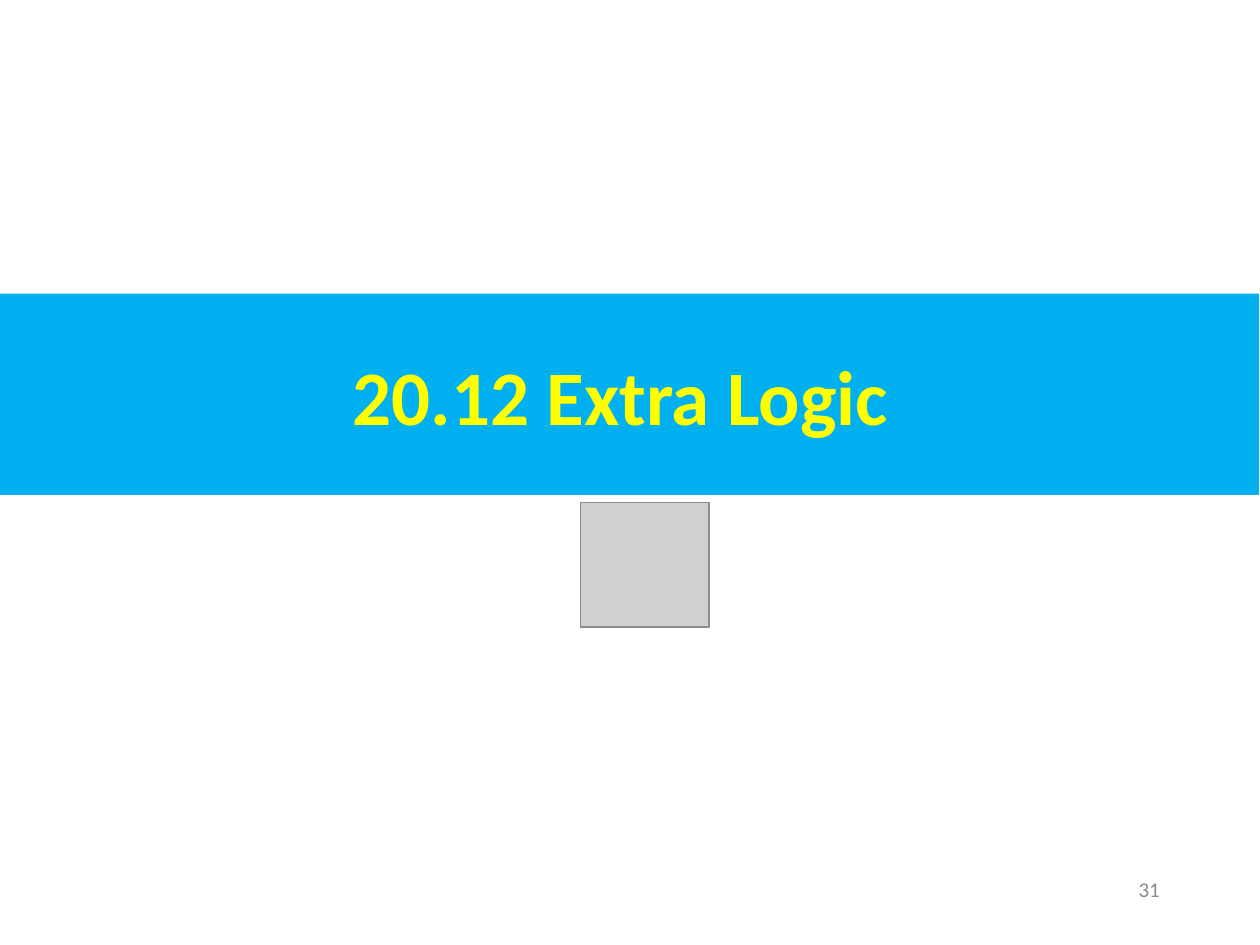
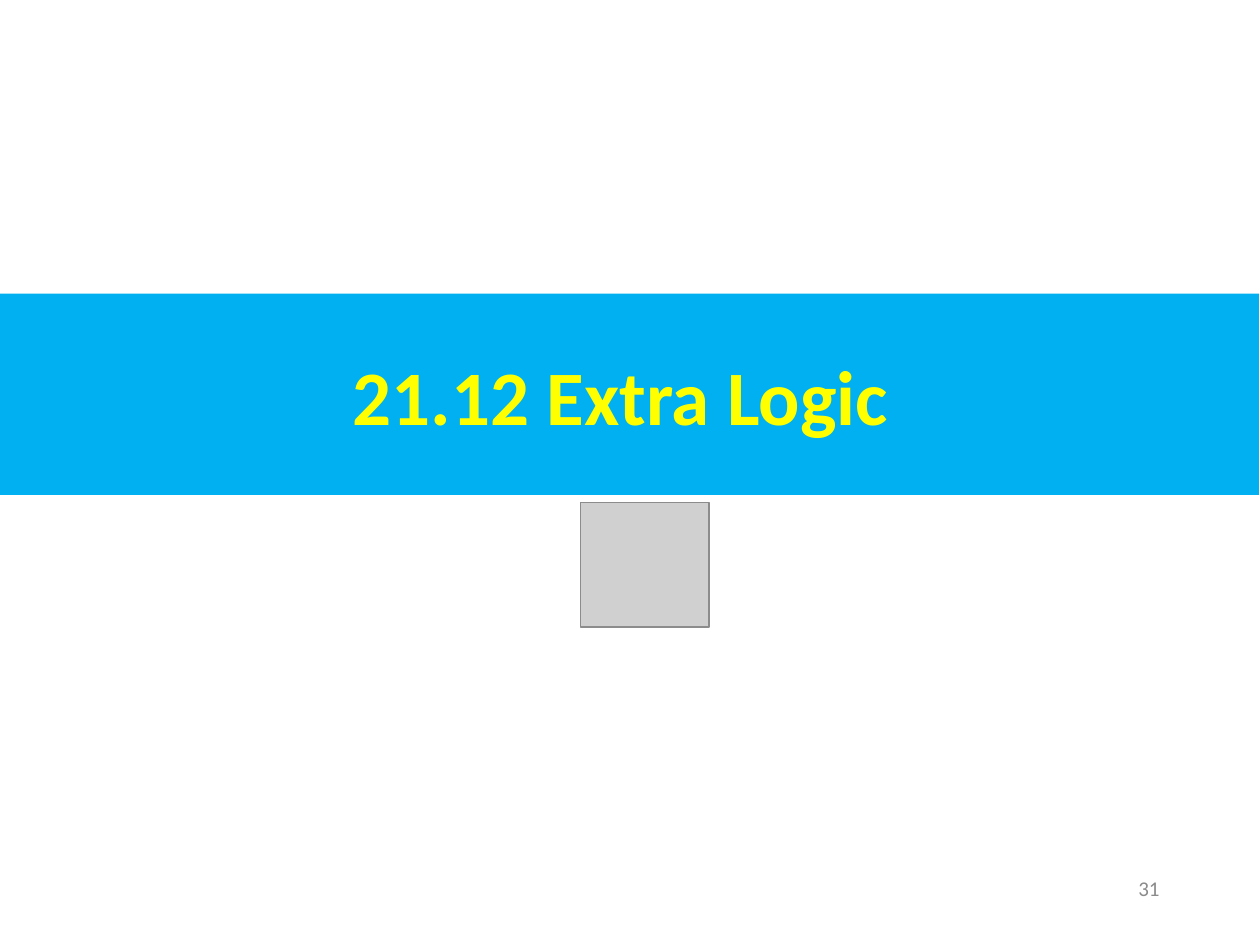
Before and after one commit to peterhchen/AIU_CS800_Chisel, a slide deck: slide 31 of 500_UCSC_HWD/021_FIRRTL/000_Video/021.FIRRTL.ppt. Drawn at 1260x945 pixels with LibreOffice and Linux fonts; fonts in the diff are those of the drawing; grey boxes stand for pictures. Boxes give left, top, right and bottom in pixels: in the first picture for what was removed or moved away, otherwise in the second. Text is boxed around its words. In the diff, an @@ line names an element or a change of style, - is before the commit and + after.

```diff
--- a/500_UCSC_HWD/021_FIRRTL/000_Video/021.FIRRTL.ppt
+++ b/500_UCSC_HWD/021_FIRRTL/000_Video/021.FIRRTL.ppt
@@ text in rectangle at bbox=[353, 371, 887, 438]: text changed @@
-20.12 Extra Logic
+21.12 Extra Logic
```
Also in this commit, not shown: 49 other slides changed.
